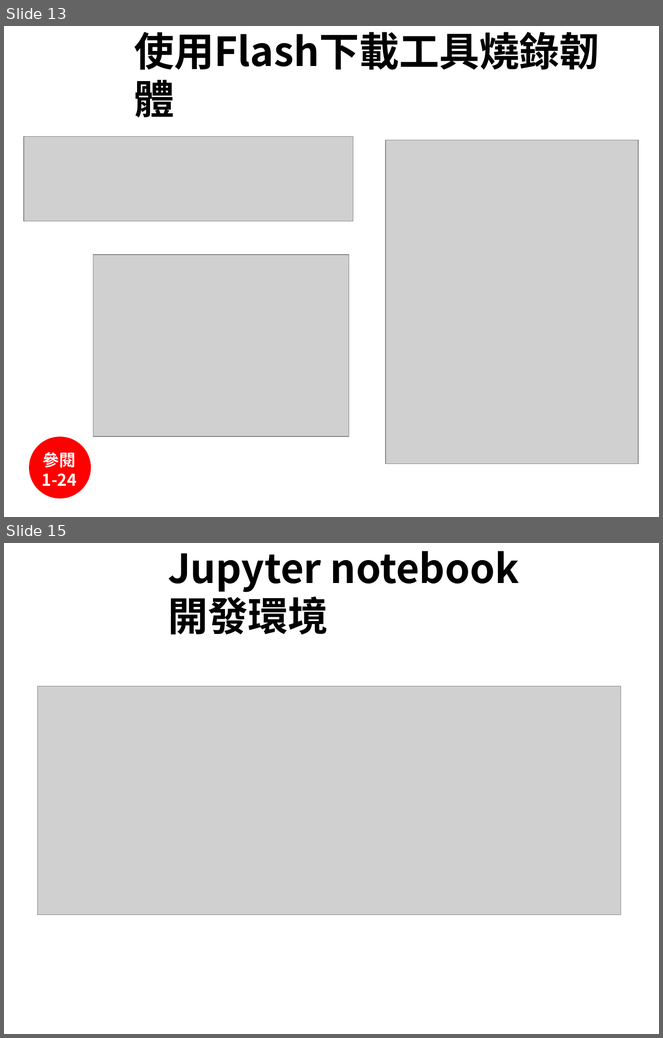
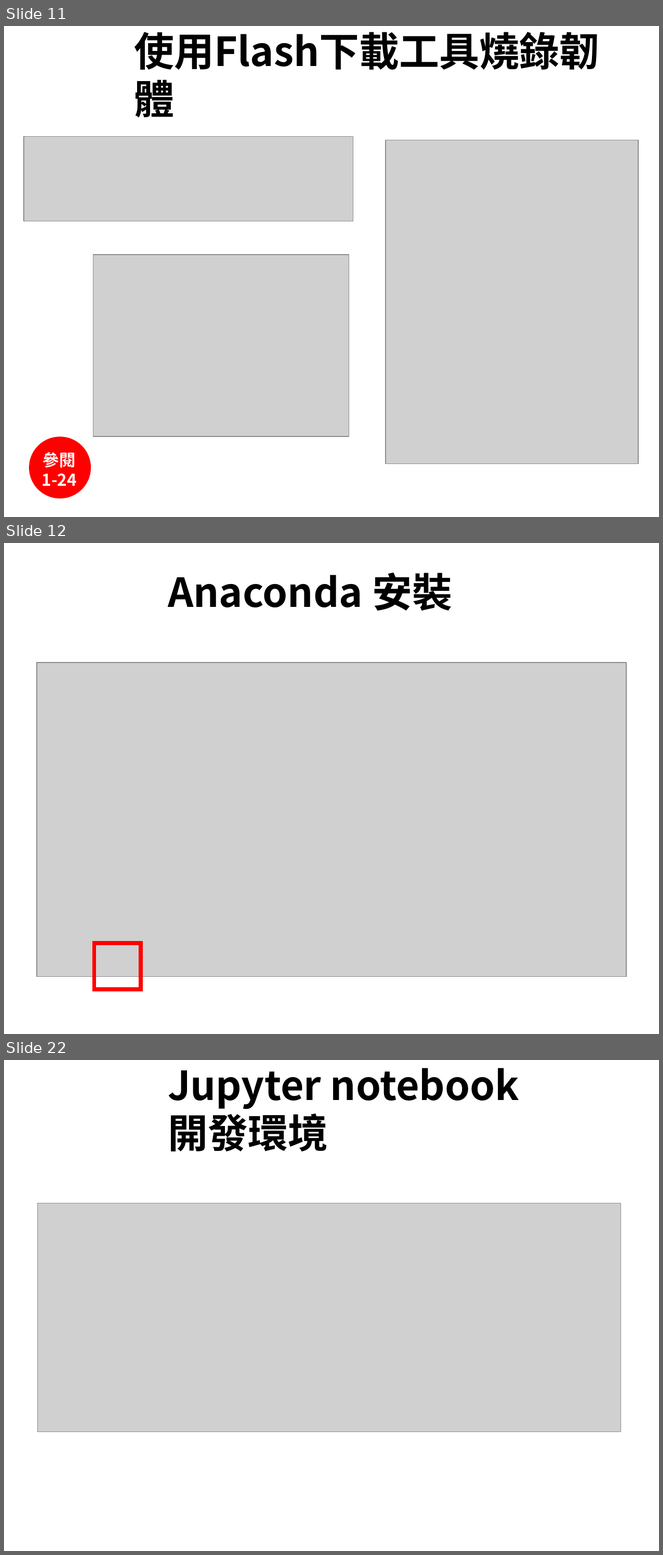
Before and after one commit to jumbokh/micropython_class, a slide deck: Micropython_20200613.pptx. Shown one above the other, each under a label of ours: slides 13 and 15 before the commit, slides 11, 12 and 22 after it; the slides between them are not shown. The pictures are 663x1038 and 663x1555 pixels, drawn with LibreOffice and Linux fonts; fonts in the diff are those of the drawing; grey boxes stand for pictures; background and template pictures are left out. Boxes give left, top, right and bottom in pixels: in the first picture for what was removed or moved away, otherwise in the second. Text is boxed around its words. In the diff, an @@ line names an element or a change of style, - is before the commit and + after.

```diff
--- a/Micropython_20200613.pptx
+++ b/Micropython_20200613.pptx
@@ slide 12 added at (4, 543, 659, 1034), background #FFFFFF @@
@@ title added at (168, 573, 452, 611), 44 pt, text #000000, bold @@
+Anaconda 安裝
@@ picture added at (37, 662, 626, 977) @@
@@ rectangle added at (94, 943, 141, 990), outline #FF0000 4.5 pt @@
@@ what was slide 13 is now slide 11 @@
@@ what was slide 15 is now slide 22 @@
```
Also in this commit, not shown: 1 slide changed, 12 other slides added, 3 slides removed, 1 other file.
